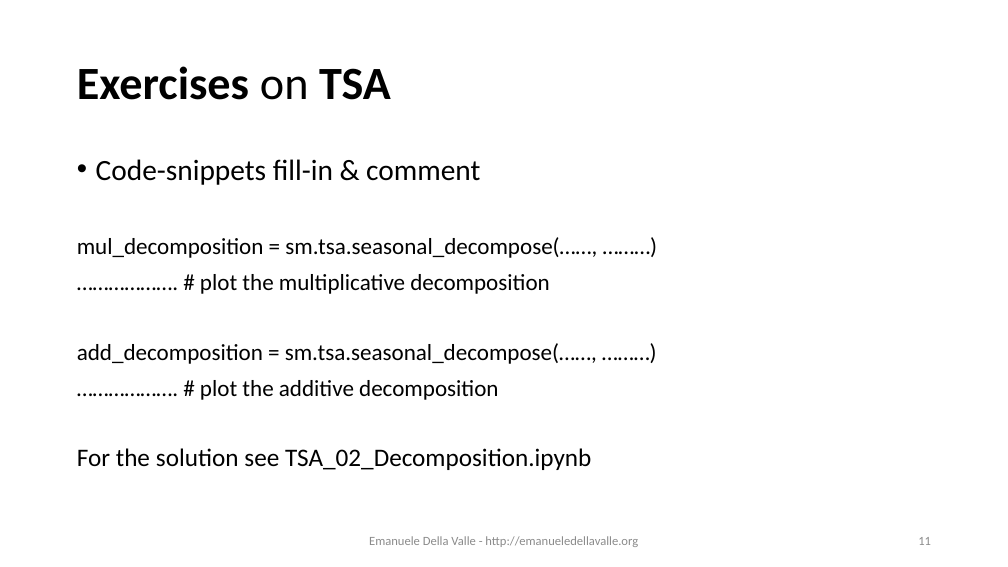
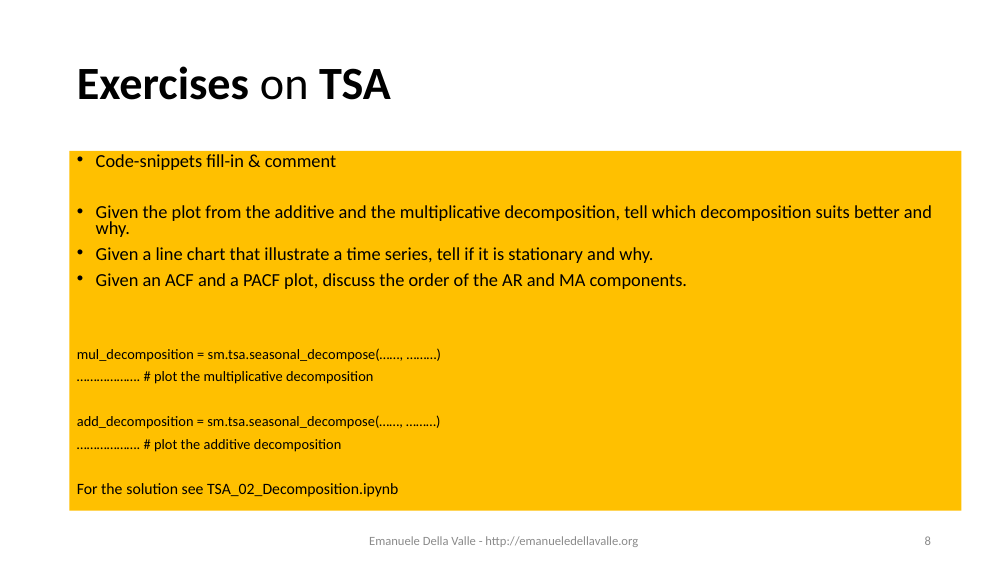
Before and after one commit to emanueledellavalle/streaming-data-analytics, a slide deck: slide 8 of lectures/14_SDS_exam-preview/14_Streaming-Data-Science_exam-preview.pptx (slide 11 before the commit). Drawn at 1008x567 pixels with LibreOffice and Linux fonts; fonts in the diff are those of the drawing. Boxes give left, top, right and bottom in pixels: in the first picture for what was removed or moved away, otherwise in the second. Text is boxed around its words. In the diff, an @@ line names an element or a change of style, - is before the commit and + after.

```diff
--- a/lectures/14_SDS_exam-preview/14_Streaming-Data-Science_exam-preview.pptx
+++ b/lectures/14_SDS_exam-preview/14_Streaming-Data-Science_exam-preview.pptx
@@ text "Code-snippets fill-in & comment" resized from (x1=77, y1=159, x2=597, y2=470) to (x1=70, y1=151, x2=962, y2=511) @@
@@ text "Code-snippets fill-in & comment" at (x1=70, y1=151, x2=962, y2=511): fill none to #FFC000 @@
@@ text at (x1=77, y1=154, x2=404, y2=497): size 28 to 17.5 pt in "Code-snippets fill-in & comment"; size 22 to 13.8 pt in "mul_decomposition = sm.tsa.seasonal_decompose(……, ………)", "………………. # plot the multiplicative decomposition", "add_decomposition = sm.tsa.seasonal_decompose(……, ………)", "………………. # plot the additive decomposition"; size 24 to 15 pt in "For the solution see TSA_02_Decomposition.ipynb"; line spacing 0.9 to 0.7 @@
@@ text at (x1=96, y1=205, x2=932, y2=289): paragraphs added @@
+• Given the plot from the additive and the multiplicative decomposition, tell which decomposition suits better and why.
+• Given a line chart that illustrate a time series, tell if it is stationary and why.
+• Given an ACF and a PACF plot, discuss the order of the AR and MA components.
@@ page number at (x1=925, y1=536, x2=931, y2=545): text changed @@
-11
+8
```
Also in this commit, not shown: 10 other slides changed, 2 slides added.
